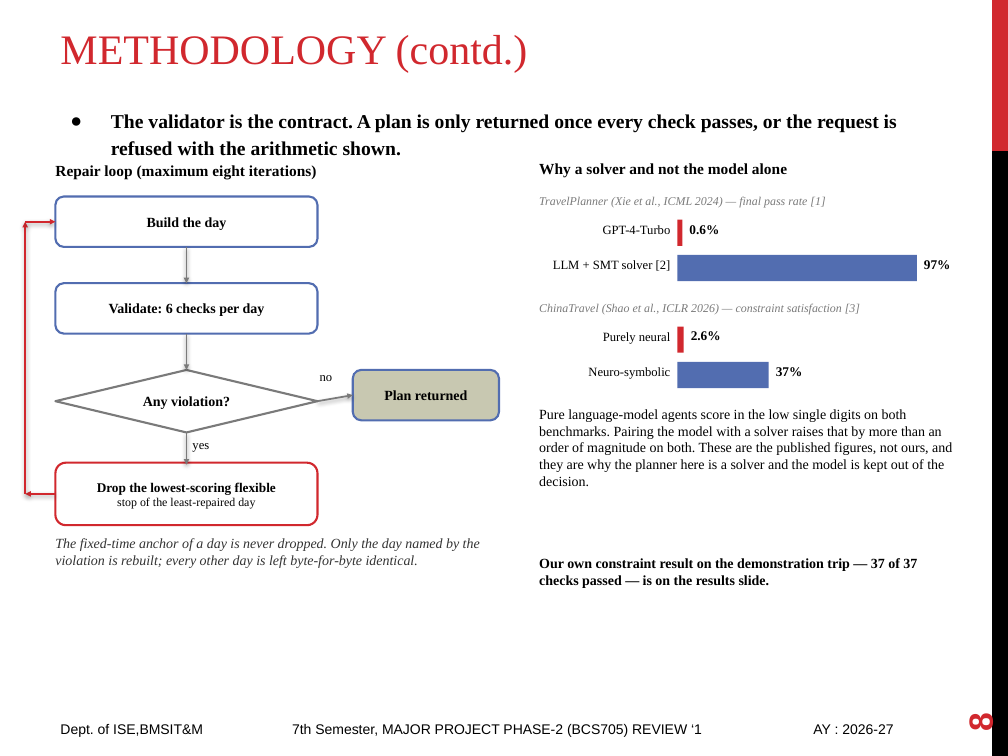
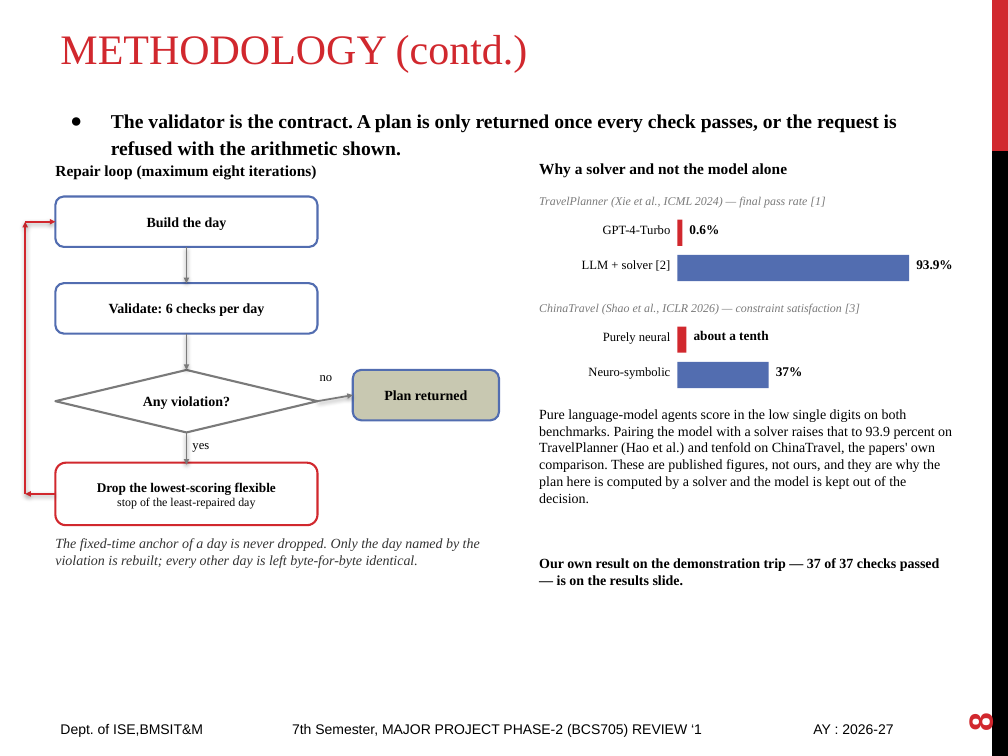
Before and after one commit to Pushkar69RS/NovaTripAI, a slide deck: slide 8 of docs/review1/Travel_Yantra_Phase2_Review1.pptx. Drawn at 1008x756 pixels with LibreOffice and Linux fonts; fonts in the diff are those of the drawing. Boxes give left, top, right and bottom in pixels: in the first picture for what was removed or moved away, otherwise in the second. Text is boxed around its words. In the diff, an @@ line names an element or a change of style, - is before the commit and + after.

```diff
--- a/docs/review1/Travel_Yantra_Phase2_Review1.pptx
+++ b/docs/review1/Travel_Yantra_Phase2_Review1.pptx
@@ text at [582, 260, 671, 271]: text changed @@
-LLM + SMT solver [2]
+LLM + solver [2]
@@ rectangle: place and size @@
-rectangle at [677, 255, 917, 281]
+rectangle at [677, 255, 909, 281]
@@ text at [916, 260, 952, 269]: text changed @@
-97%
+93.9%
@@ text at [694, 330, 768, 340]: text changed @@
-2.6%
+about a tenth
@@ text at [539, 409, 952, 503]: text changed @@
-Pure language-model agents score in the low single digits on both benchmarks. Pairing the model with a solver raises that by more than an order of magnitude on both. These are the published figures, not ours, and they are why the planner here is a solver and the model is kept out of the decision.
+Pure language-model agents score in the low single digits on both benchmarks. Pairing the model with a solver raises that to 93.9 percent on TravelPlanner (Hao et al.) and tenfold on ChinaTravel, the papers' own comparison. These are published figures, not ours, and they are why the plan here is computed by a solver and the model is kept out of the decision.
@@ text at [539, 558, 940, 585]: text changed @@
-Our own constraint result on the demonstration trip — 37 of 37 checks passed — is on the results slide.
+Our own result on the demonstration trip — 37 of 37 checks passed — is on the results slide.
```
Also in this commit, not shown: 10 other slides changed, 1 slide added, 9 other files.
